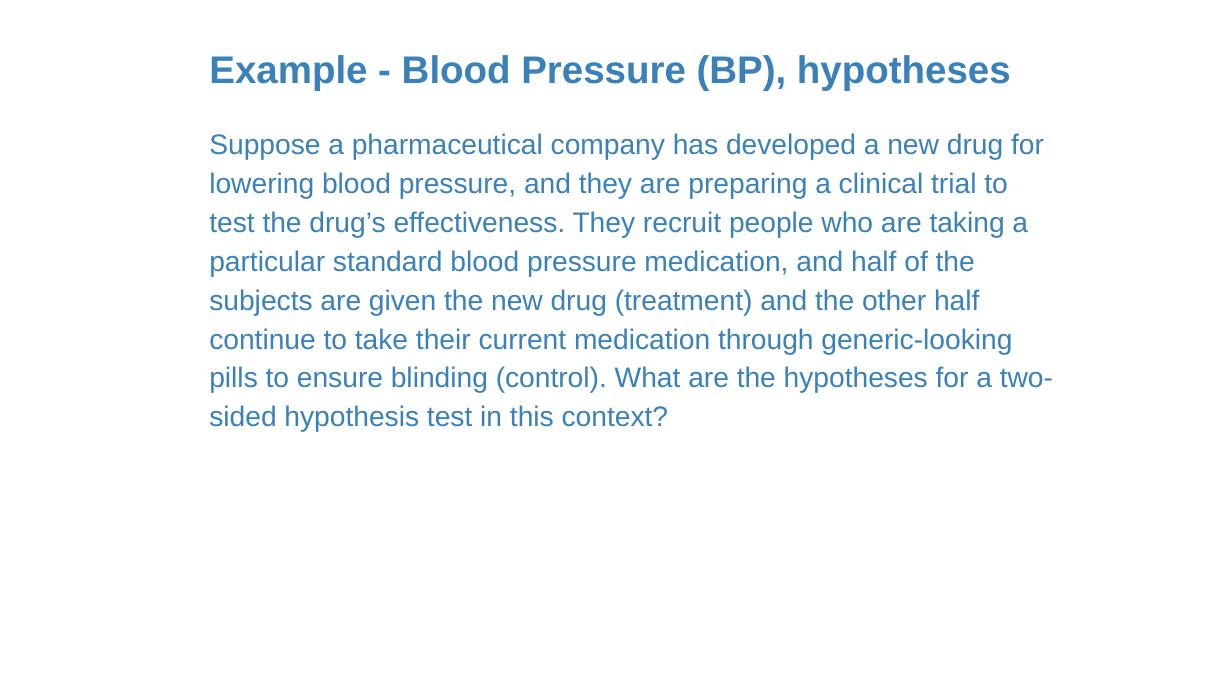
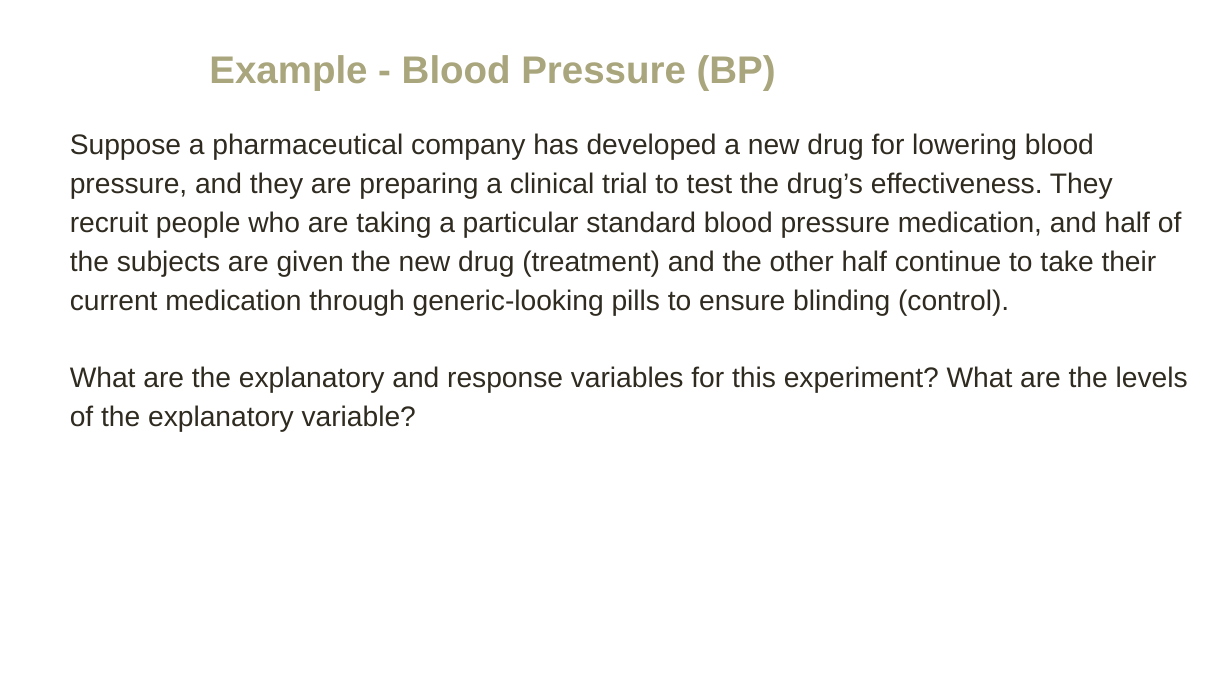
Before and after one commit to amosca01/MATH108-F23, a slide deck: slide 27 of slides/13-power-calculation.pptx (slide 9 before the commit). Drawn at 1232x693 pixels with LibreOffice and Linux fonts; fonts in the diff are those of the drawing. Boxes give left, top, right and bottom in pixels: in the first picture for what was removed or moved away, otherwise in the second. Text is boxed around its words. In the diff, an @@ line names an element or a change of style, - is before the commit and + after.

```diff
--- a/slides/13-power-calculation.pptx
+++ b/slides/13-power-calculation.pptx
@@ text at (209, 55, 776, 90): text changed; text colour #3A81BA to #A9A57C @@
-Example - Blood Pressure (BP), hypotheses
+Example - Blood Pressure (BP)
@@ text at (70, 133, 1188, 432): text changed; text colour #3A81BA to #2F2B20 @@
-Suppose a pharmaceutical company has developed a new drug for lowering blood pressure, and they are preparing a clinical trial to test the drug’s effectiveness. They recruit people who are taking a particular standard blood pressure medication, and half of the subjects are given the new drug (treatment) and the other half continue to take their current medication through generic-looking pills to ensure blinding (control). What are the hypotheses for a two-sided hypothesis test in this context?
+Suppose a pharmaceutical company has developed a new drug for lowering blood pressure, and they are preparing a clinical trial to test the drug’s effectiveness. They recruit people who are taking a particular standard blood pressure medication, and half of the subjects are given the new drug (treatment) and the other half continue to take their current medication through generic-looking pills to ensure blinding (control).
+What are the explanatory and response variables for this experiment? What are the levels of the explanatory variable?
```
Also in this commit, not shown: 21 other slides changed, 26 slides added, 8 slides removed, 10 other files.
